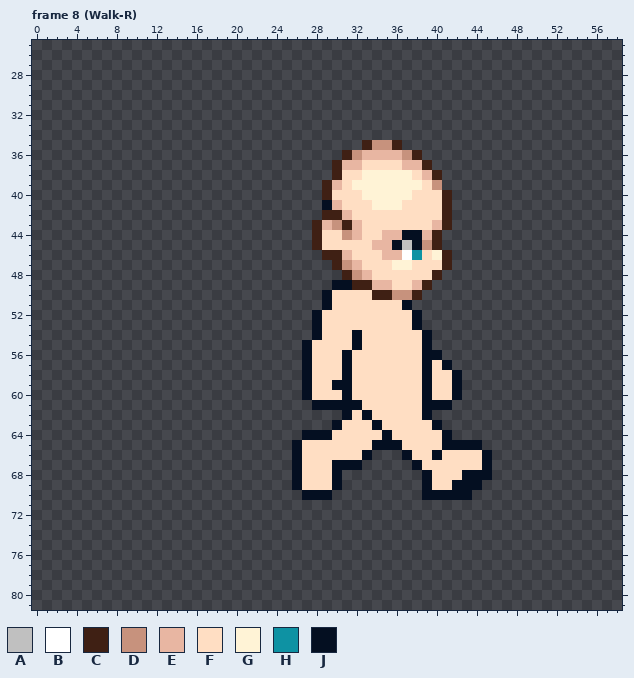
File history of a pixel-art file, Template_24x24.aseprite. Above, as it was before the edit.
72x96 pixels, 23 frames. Colours within 5 levels of each other are drawn and written as one. Shown: frame 8 (Walk-R): x 0..58, y 25..81. The commit also changed other frames, which this record leaves out.
Visible layers, top first: "Sword", "Head Shades", "Head", "Body 1.1".
Palette (. is transparent): A #c0c0c0  B #ffffff  C #3f2014  D #c7927d  E #e8b6a2  F #ffdec3  G #fff3d6  H #0e92a3  J #040f21
Pixels before, frame 8 (Walk-R) (only the part around the change), first column x 12:
38 ..................CFFGGGGGFEC..................
39 .................CEFGGGGGGGFD..................
40 .................CFFFGGGGGFFFC.................
41 .................JEFFFGGGFFFFC.................
42 .................CCEFFFFFFFFFC.................
43 ................CEDCEFFFFFFFEC.................
44 ................CFFDEFFEEJJEC..................
45 ................CFFFFFEEJAJDC..................
46 .................CCEFFFEEBHFGC.................
47 ..................CDEFFFGGFFFC.................
48 ...................CDEFFFFFFC..................
49 ..................JJCCEEFFEC...................
50 .................JFFFFCCDDC....................
51 .................JFFFFFFFJ.....................
52 ................JFFFFFFFFFJ....................
53 ................JFFFFFFFFFJ....................
54 ................JFFFJFFFFFFJ...................
55 ...............JFFFFJFFFFFFJ...................
56 ...............JFFFJFFFFFFFJJ..................
57 ...............JFFFJFFFFFFFJFJ.................
58 ...............JFFFJFFFFFFFJFFJ................
59 ...............JFFJJFFFFFFFJFFJ................
60 ...............JFFFJFFFFFFFJFFJ................
61 ................JJJJJFFFFFFJJJ.................
62 ...................JFJFFFFFJ...................
63 ..................JFFFJFFFFFJ..................
64 ...............JJJFFFFFJFFFFFJ.................
65 ..............JFFFFFFFJJJFFFFJJJJ..............
66 ..............JFFFFFFJ...JFFJFFFFJ.............
67 ..............JFFFJJJ.....JFFFFFFJ.............
68 ..............JFFFJ........JFFFJJJ.............
69 ..............JFFFJ........JFFJJJ..............
70 ...............JJJ.........JJJJJ...............
71 ...............................................
72 ...............................................
73 ...............................................
74 ...............................................
75 ...............................................
76 ...............................................
77 ...............................................
78 ...............................................
79 ...............................................
80 ...............................................
81 ...............................................
The result:
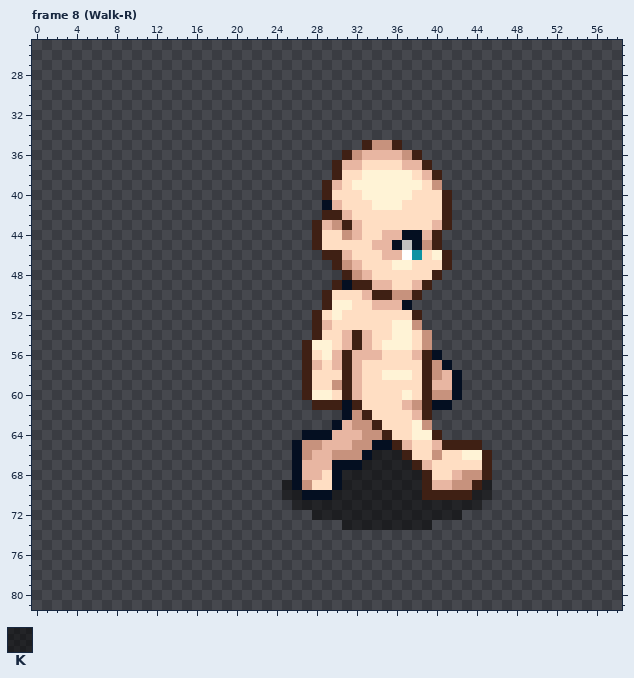
Colours new in this view: K #0000007f
Diff:
layer "Shadow" added
layer "Body 1.1" now hidden
layer "Bod. Shad. 1.1" now shown
Frame 8 (Walk-R):
The author changed colour F to colour C in row 64 at x 40.
The author changed colour J to colour C in row 49 at x 30; in rows 50 to 51 at x 29; in row 52 at x 28 and 38; in row 53 at x 28; in row 54 at x 28 and 32; in row 55 at x 27 and 32.
The author changed colour J to colour C in rows 56 to 60 at x 27, 31 and 39; in row 61 at x 28 to 30, 32 and 39; in row 62 at x 33 and 39; in row 63 at x 34; in row 64 at x 35; in row 65 at x 36 and 41 to 44.
The author changed colour J to colour C in row 66 at x 37 and 45; in row 67 at x 38 and 45; in row 68 at x 39 and 45; in row 69 at x 39 and 44; in row 70 at x 39 to 43.
The author changed colour F to colour D in rows 57 to 58 at x 40; in row 60 at x 40 to 41; in row 61 at x 38; in row 62 at x 32; in row 63 at x 32 to 33 and 39; in row 64 at x 33 to 34.
The author changed colour F to colour D in row 65 at x 27 to 28 and 32 to 33; in row 66 at x 27 and 30 to 32; in row 69 at x 27.
The author changed colour J to colour D in row 53 at x 38; in rows 54 to 55 at x 39; in row 59 at x 30; in row 66 at x 40; in row 68 at x 43 to 44; in row 69 at x 42 to 43.
The author changed colour F to colour E in row 50 at x 33; in row 51 at x 34 to 36; in row 53 at x 29; in rows 54 to 55 at x 31 and 33; in row 56 at x 30, 32 to 34 and 38; in row 57 at x 28, 30 and 32.
The author changed colour F to colour E in row 58 at x 32 and 41; in row 59 at x 32 and 40 to 41; in row 60 at x 32; in row 61 at x 37; in row 62 at x 38; in row 63 at x 31.
The author changed colour F to colour E in row 64 at x 30 to 32; in row 65 at x 29 to 31, 37 and 40; in row 66 at x 28 to 29; in row 67 at x 27 to 29 and 39; in row 68 at x 27 to 28 and 42; in row 69 at x 40 to 41.
The author changed colour F to colour G in row 51 at x 30 to 31; in row 52 at x 30; in rows 53 to 54 at x 36 to 37; in row 55 at x 28 to 29 and 35 to 37; in row 56 at x 29; in row 58 at x 35 to 37.
The author changed colour F to colour G in row 60 at x 28 to 29 and 37; in row 63 at x 38; in row 64 at x 38 to 39; in row 66 at x 43 to 44.
Colour K now appears in row 66 at x 34 to 36; in row 67 at x 33 to 37; in row 68 at x 31 to 38; in row 69 at x 25, 31 to 38 and 45; in row 70 at x 25 to 26, 30 to 38 and 44 to 45; in row 71 at x 26 to 44.
Colour K now appears in row 72 at x 28 to 42; in row 73 at x 31 to 39.
Colour J is removed in row 63 at x 40; in row 64 at x 41.
Boxes around the changes in both pictures, in picture pixels (x1, y1, x2, y2):
changed: (282, 280, 492, 530)
